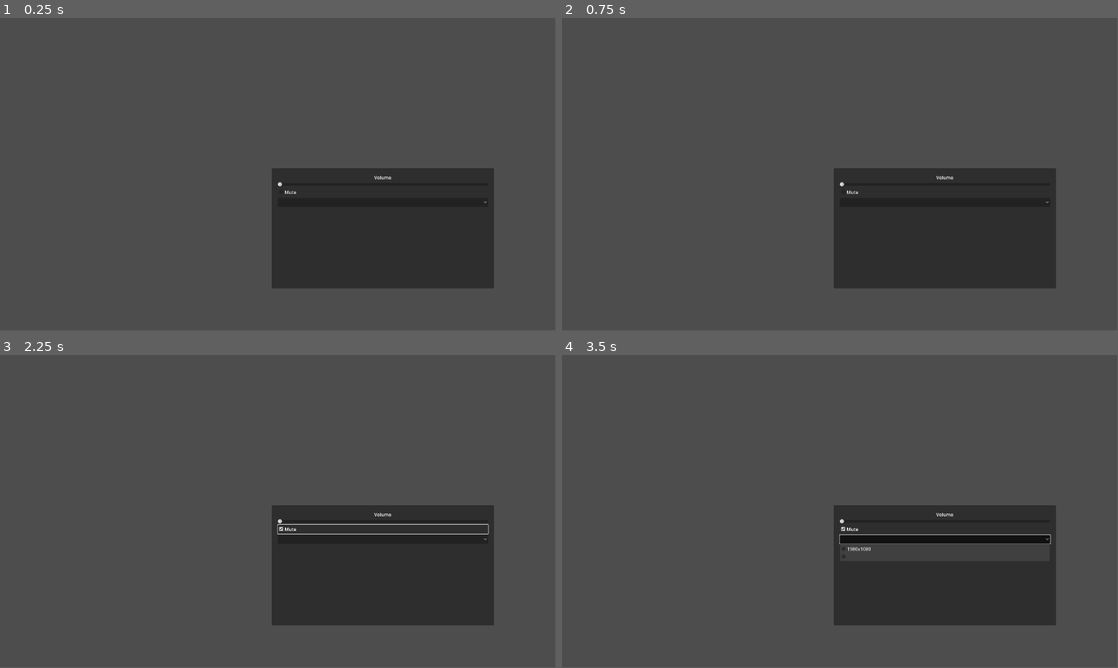
Above: before the commit, frames 1-4 (two rows, left to right).
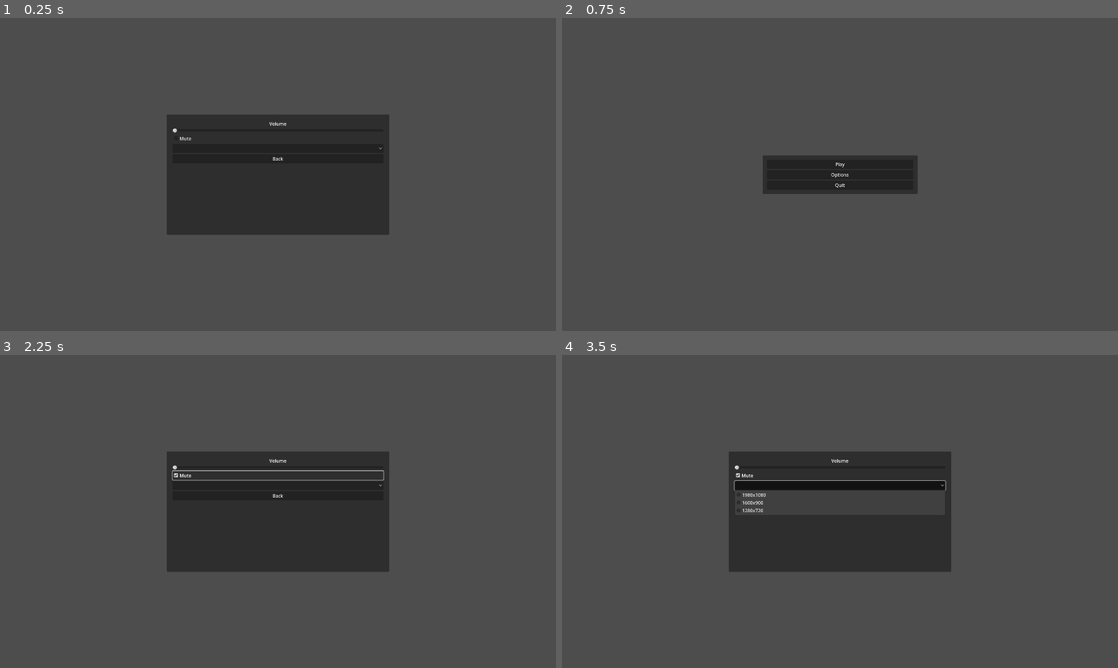
Above: after the commit, the same moments.

Repository: Geluco/music-band-tycoon
Game: Godot game, scene res://scenes/options.tscn
Two runs of this game, one before a commit and one after it. Both use one fixed random seed, a clock stepped at 60 frames per second and the inputs below. This scene is started directly instead of the project's main scene.
Inputs (mouse positions are in pixels of both pictures, inside the frame that each line leads up to; where the layout moved, square brackets give the same spot in the first picture):
- Up to frame 1 (0.25 s): no input
- Up to frame 2 (0.75 s): click (840, 158) at 0.5 s, where only the run after the commit has a clickable "Back"
- Up to frame 3 (2.25 s): click (278, 511) at 1.25 s, where only the run after the commit has a clickable "Options"; click "Mute" at 2 s
- Up to frame 4 (3.5 s): click (840, 486) [945, 539] at 2.75 s
In our replay, the window is 799x449 before the commit and 800x450 after it. These sizes can differ from the game's own. Grey fills any space a smaller window leaves; there, only what the larger window draws over its background counts as a difference.

The runs differ from the first frame. In frame 1, 22% of the frame differs, in the area x 30-89%, y 30-87%; in frame 2, 16%; in frame 3, 22%; in frame 4, 19%.

Commit message:
fin opciones y menu
finiquitado opciones y menu, arreglar resolucion

Diff:
--- a/project.godot
+++ b/project.godot
@@ -19,6 +19,8 @@
 
 window/size/viewport_width=1920
 window/size/viewport_height=1080
+window/subwindows/embed_subwindows=false
+window/stretch/mode="viewport"
 
 [gui]
 
--- a/scenes/options.tscn
+++ b/scenes/options.tscn
@@ -18,10 +18,10 @@
 anchor_top = 0.5
 anchor_right = 0.5
 anchor_bottom = 0.5
-offset_left = -20.0
-offset_top = -20.0
-offset_right = 748.0
-offset_bottom = 395.0
+offset_left = -384.0
+offset_top = -207.5
+offset_right = 384.0
+offset_bottom = 207.5
 grow_horizontal = 2
 grow_vertical = 2
 
@@ -49,10 +49,19 @@
 
 [node name="OptionButton" type="OptionButton" parent="PanelContainer/MarginContainer/VBoxContainer"]
 layout_mode = 2
-item_count = 2
+item_count = 3
 popup/item_0/text = "1980x1080"
 popup/item_0/id = 0
+popup/item_1/text = "1600x900"
 popup/item_1/id = 1
+popup/item_2/text = "1280x720"
+popup/item_2/id = 2
+
+[node name="Button" type="Button" parent="PanelContainer/MarginContainer/VBoxContainer"]
+layout_mode = 2
+text = "Back"
 
 [connection signal="value_changed" from="PanelContainer/MarginContainer/VBoxContainer/HSlider" to="." method="_on_h_slider_value_changed"]
 [connection signal="toggled" from="PanelContainer/MarginContainer/VBoxContainer/CheckBox" to="." method="_on_check_box_toggled"]
+[connection signal="item_selected" from="PanelContainer/MarginContainer/VBoxContainer/OptionButton" to="." method="_on_option_button_item_selected"]
+[connection signal="pressed" from="PanelContainer/MarginContainer/VBoxContainer/Button" to="." method="_on_button_pressed"]
--- a/scripts/options.gd
+++ b/scripts/options.gd
@@ -7,3 +7,17 @@
 
 func _on_check_box_toggled(toggled_on: bool) -> void:
 	AudioServer.set_bus_mute(0,toggled_on)
+
+
+func _on_option_button_item_selected(index: int) -> void:
+	match  index:
+		0:
+			DisplayServer.window_set_size(Vector2i(1920,1080))
+		1:
+			DisplayServer.window_set_size(Vector2i(1600,900))
+		2:
+			DisplayServer.window_set_size(Vector2i(1280,720))
+
+
+func _on_button_pressed() -> void:
+	get_tree().change_scene_to_file("res://scenes/menu.tscn")
--- a/scripts/start_menu.gd
+++ b/scripts/start_menu.gd
@@ -6,7 +6,7 @@
 
 
 func _on_button_2_pressed() -> void:
-	pass # Replace with function body.
+	get_tree().change_scene_to_file("res://scenes/options.tscn")
 
 
 func _on_button_3_pressed() -> void:
Not shown, added: img/Boton-instrumentos.png.import
